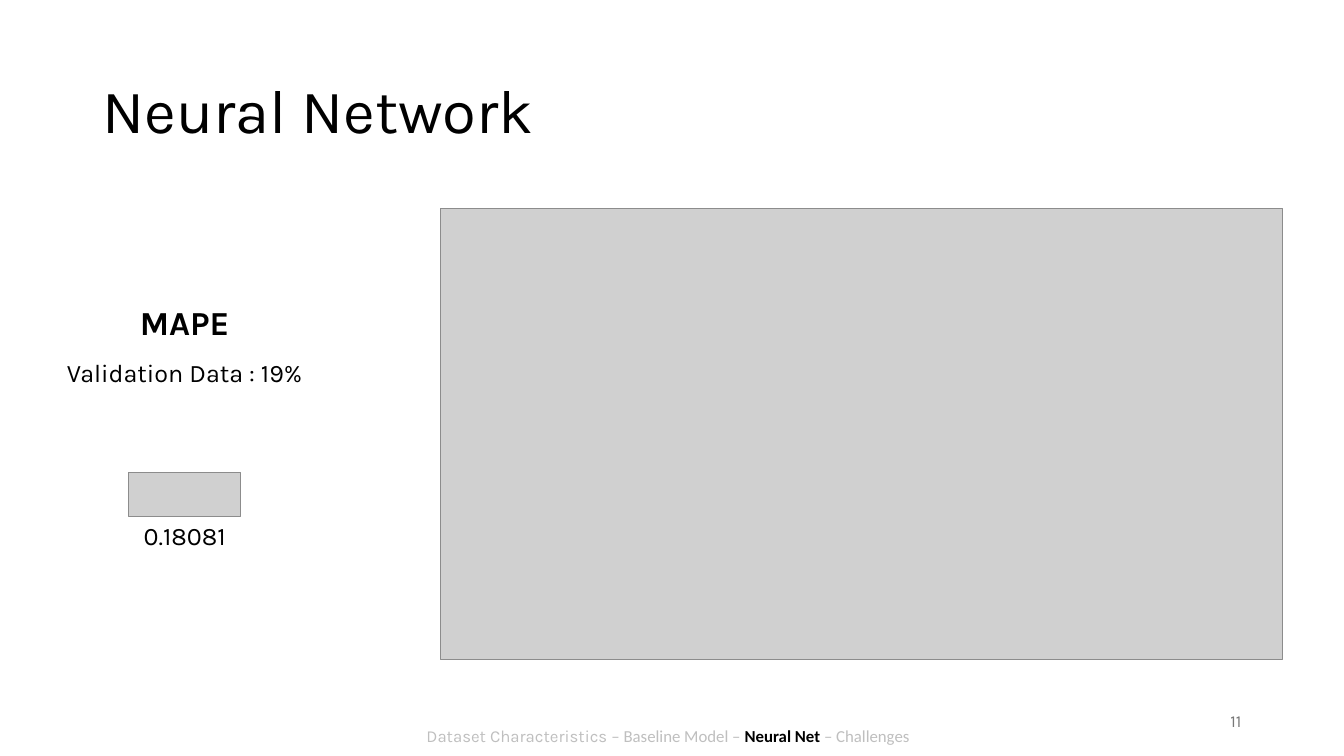
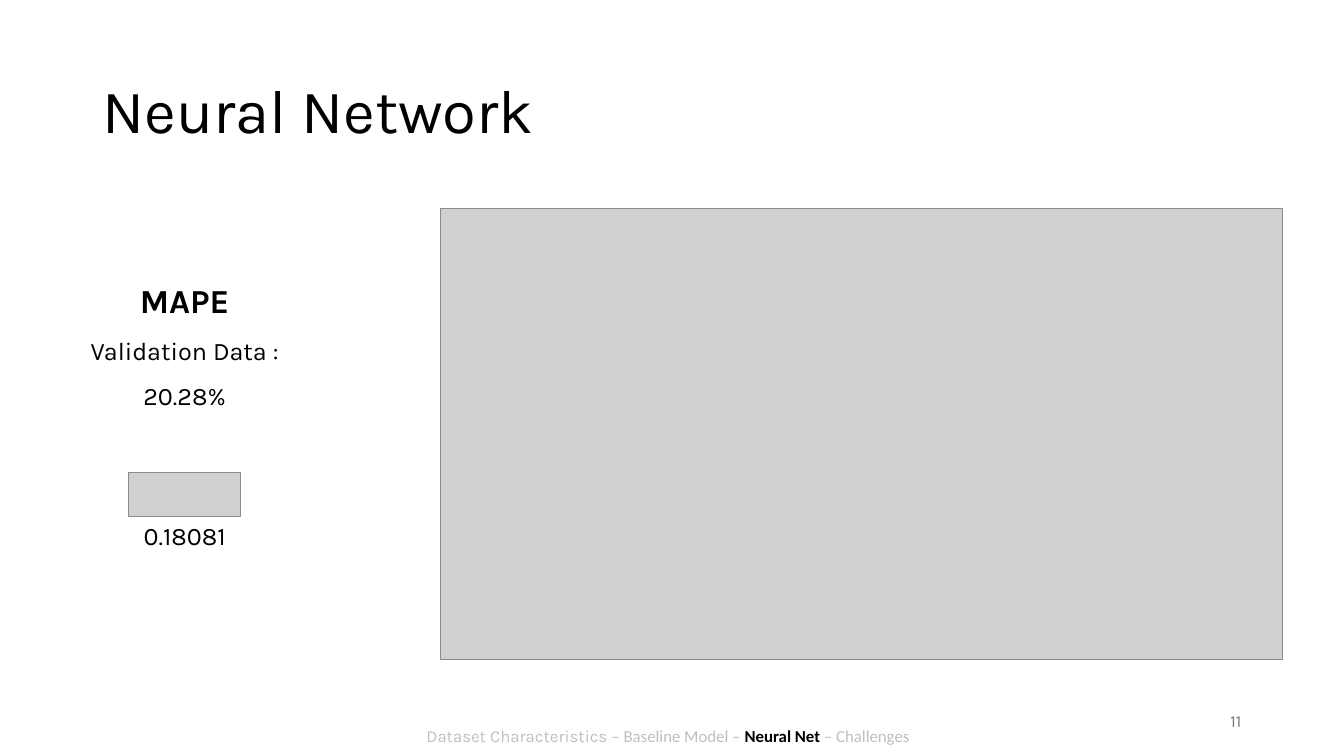
Before and after one commit to antonroefer/bakery-sales-prediction-group-3, a slide deck: slide 11 of 4_Presentation/Group 3.pptx. Drawn at 1344x756 pixels with LibreOffice and Linux fonts; fonts in the diff are those of the drawing; grey boxes stand for pictures. Boxes give left, top, right and bottom in pixels: in the first picture for what was removed or moved away, otherwise in the second. Text is boxed around its words. In the diff, an @@ line names an element or a change of style, - is before the commit and + after.

Commit message:
draft 5

```diff
--- a/4_Presentation/Group 3.pptx
+++ b/4_Presentation/Group 3.pptx
@@ text at box(91, 342, 267, 406): text changed @@
-Validation Data : 19%
+Validation Data : 20.28%
```
